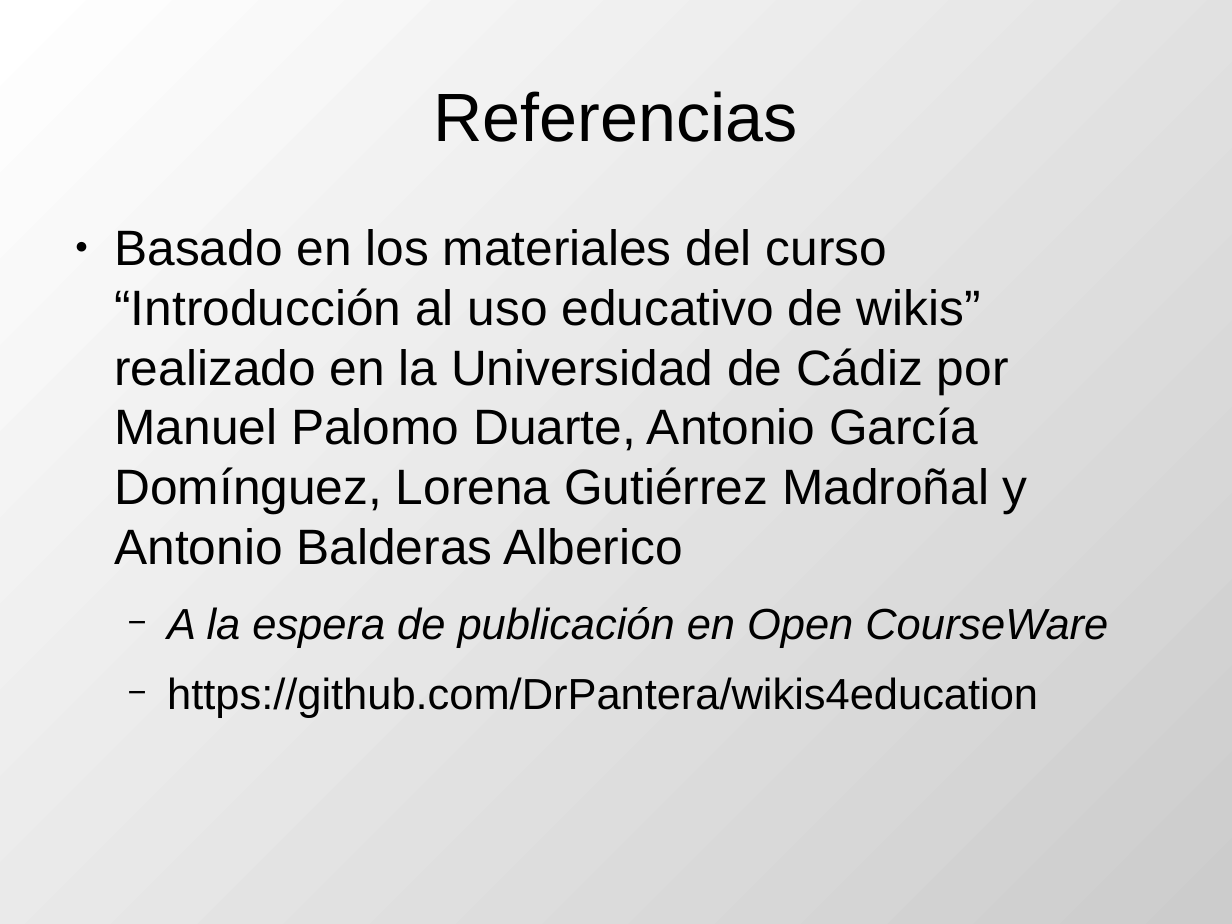
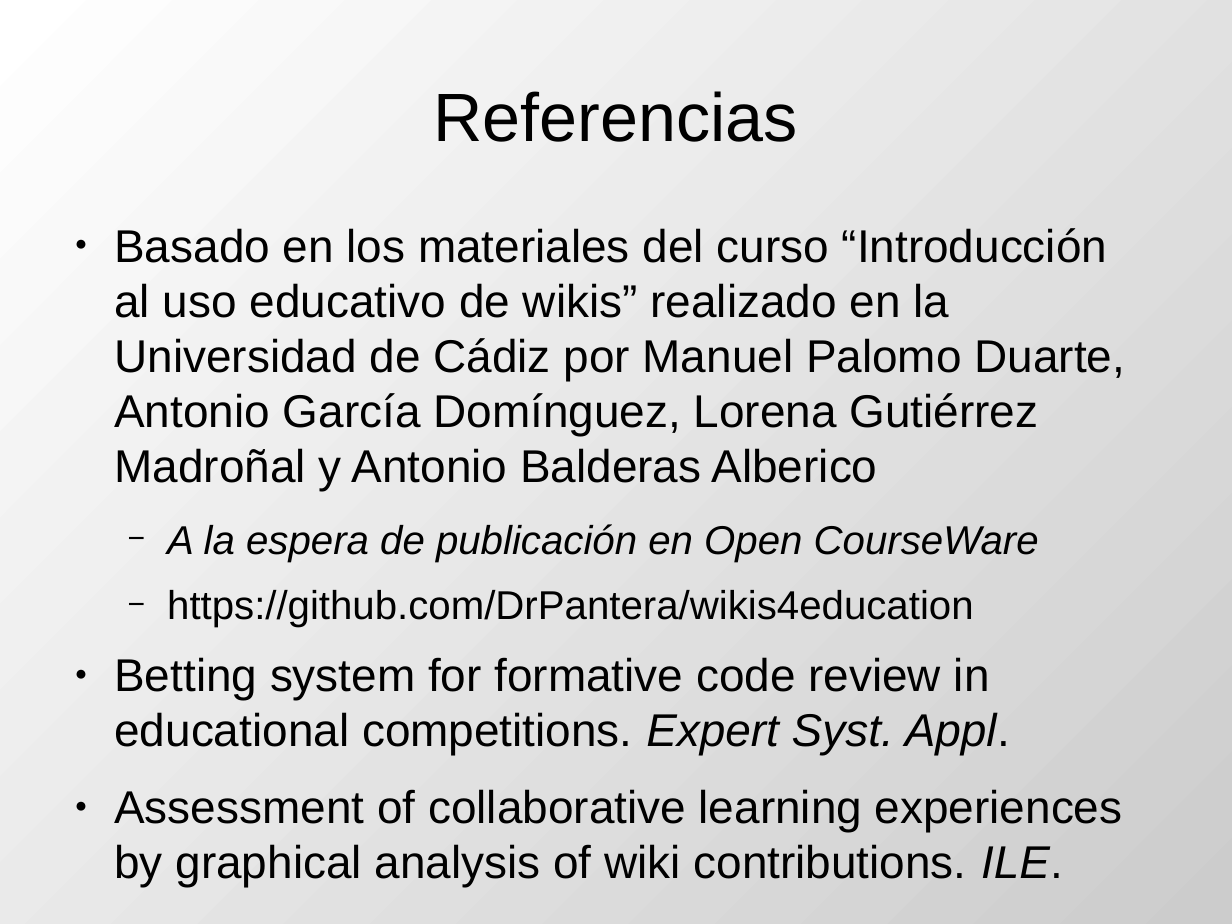
Before and after one commit to DrPantera/wikis4education, a slide deck: slide 44 of UCM-2015/trabajosYevalWiki.odp (slide 43 before the commit). Drawn at 1232x924 pixels with LibreOffice and Linux fonts; fonts in the diff are those of the drawing. Boxes give left, top, right and bottom in pixels: in the first picture for what was removed or moved away, otherwise in the second. Text is boxed around its words. In the diff, an @@ line names an element or a change of style, - is before the commit and + after.

Commit message:
Referencias

```diff
--- a/UCM-2015/trabajosYevalWiki.odp
+++ b/UCM-2015/trabajosYevalWiki.odp
@@ text at (114,228,1125,628): size 32 to 29.6 pt in "Basado en los materiales del curso “Introducción ..."; size 28 to 25.9 pt in "A la espera de publicación en Open ...", "https://github.com/DrPantera/wikis4education" @@
@@ text at (114,657,1123,887): paragraphs added @@
+● Betting system for formative code review in educational competitions. Expert Syst. Appl.
+● Assessment of collaborative learning experiences by graphical analysis of wiki contributions. ILE.
```
Also in this commit, not shown: 1 other slide changed, 1 slide added, 1 other file.
